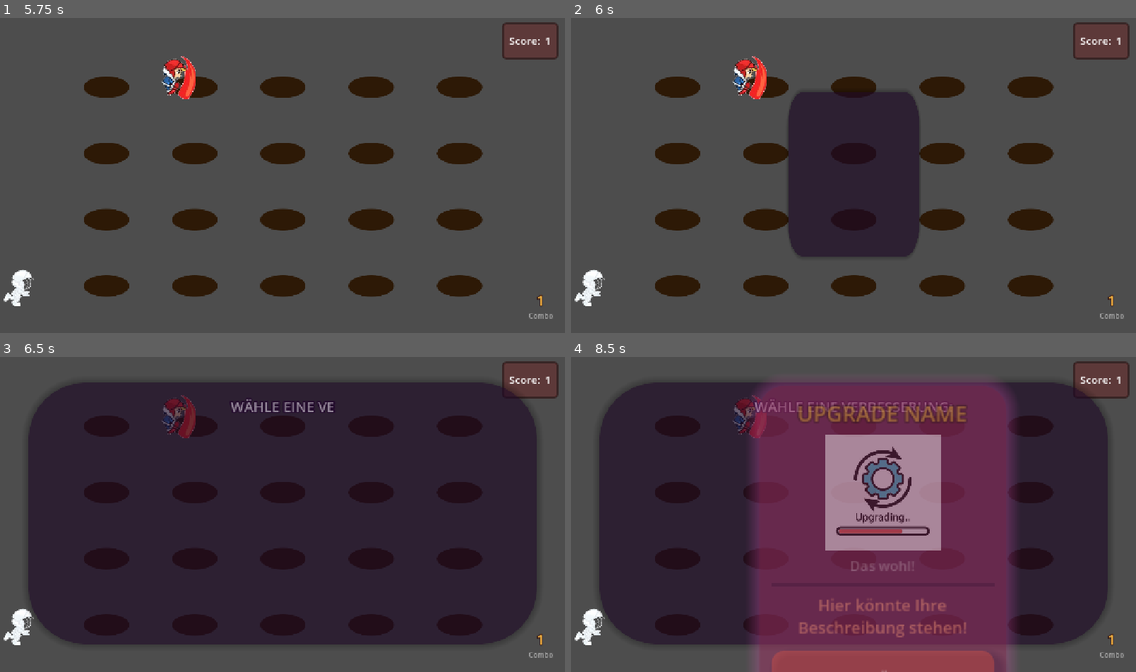
Above: before the commit, frames 1-4 (two rows, left to right).
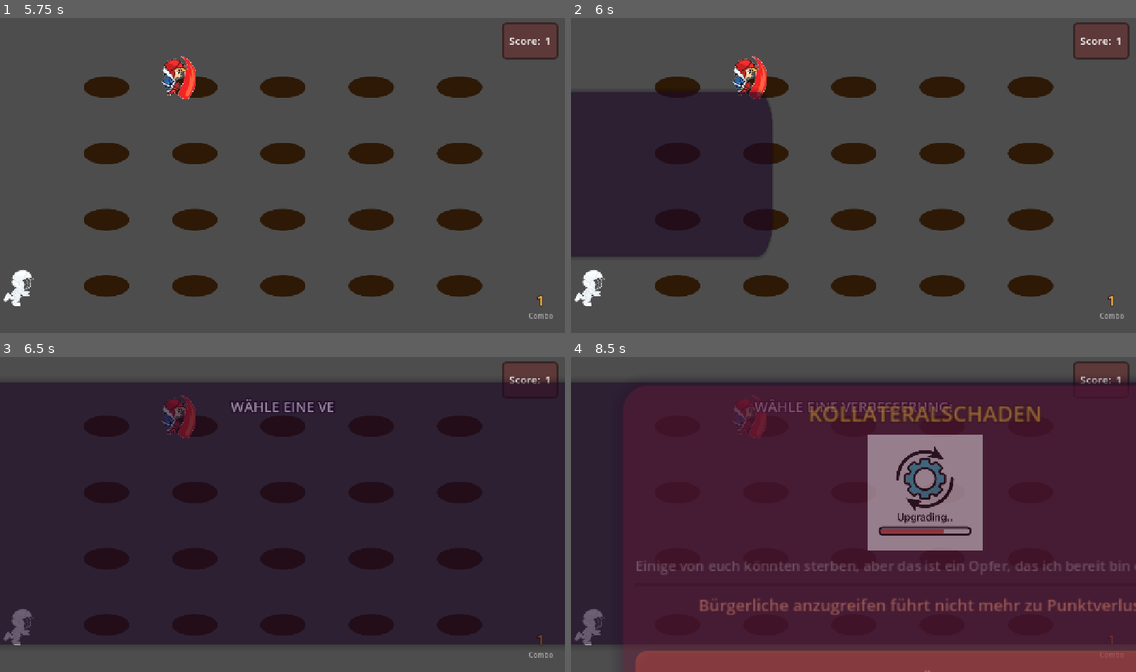
Above: after the commit, the same moments.

Repository: verdelite/whackamole
Game: Godot game, scene res://Scenes/WhackAMole/whack_a_mole_scene.tscn
Two runs of this game, one before a commit and one after it. Both use one fixed random seed, a clock stepped at 60 frames per second and the inputs below. Sound files missing from this copy of the repository are replaced by a short silence.
Inputs (mouse positions are in pixels of both pictures, inside the frame that each line leads up to):
- Up to frame 1 (5.75 s): move the mouse to (107, 77) at 0.52 s; click (107, 77) at 0.67 s; move the mouse to (107, 144) at 1.27 s; click (107, 144) at 1.42 s; move the mouse to (107, 210) at 2.02 s; click (107, 210) at 2.17 s; move the mouse to (107, 276) at 2.77 s; click (107, 276) at 2.92 s; move the mouse to (192, 77) at 3.52 s; click (192, 77) at 3.67 s; move the mouse to (192, 144) at 4.27 s; click (192, 144) at 4.42 s; move the mouse to (192, 77) at 5.02 s; click (192, 77) at 5.17 s
- Up to frame 2 (6 s): move the mouse to (768, 93) at 5.77 s; click (768, 93) at 5.92 s
- Up to frame 3 (6.5 s): no input
- Up to frame 4 (8.5 s): move the mouse to (977, 498) at 6.52 s; click (977, 498) at 6.67 s; click "AUSWÄHLEN" at 7.25 s; click "AUSWÄHLEN" at 8 s

Frame 1 is identical in both runs. In frame 2, 28% of the frame differs, in the area x 0-62%, y 22-76%; in frame 3, 9.8%; in frame 4, 77%, in the area x 0-100%, y 6-100%.

Commit message:
added upgrade variations

Diff:
--- a/Scenes/WhackAMole/Ally/ally_rhiana.gd
+++ b/Scenes/WhackAMole/Ally/ally_rhiana.gd
@@ -1,6 +1,7 @@
 extends Node2D
 
 @export var ATK_COOLDOWN: float = 5.0
+@export var ATK_COOLDOWN_UPGRADED: float = 3.0
 var current_cooldown: float = 0.0
 
 @export var active: bool = false
@@ -9,10 +10,6 @@
 @onready var animation_tree = $AnimationTree
 
 @export var valid_targets: Array[Globals.MoleType] = [Globals.MoleType.STANDARD, Globals.MoleType.ELITE]
-
-# Called when the node enters the scene tree for the first time.
-func _ready():
-	Globals.new_upgrade.connect(_on_upgrade_unlocked)
 
 
 # Called every frame. 'delta' is the elapsed time since the previous frame.
@@ -34,11 +31,5 @@
 		animation_tree.get("parameters/playback").travel("Shooting", true)
 		animation_tree.set("parameters/conditions/active", false)
 
-
 func check_target_validity(mole) -> bool:
 	return valid_targets.has(mole.mole_type)
-
-func _on_upgrade_unlocked(upgrade: Globals.UpgradeType):
-	match upgrade:
-		Globals.UpgradeType.RHIANA_1:
-			active = true
--- a/Scenes/WhackAMole/UI/UpgradeContainer/upgrade_container.gd
+++ b/Scenes/WhackAMole/UI/UpgradeContainer/upgrade_container.gd
@@ -11,10 +11,10 @@
 
 @export var upgrade_type: Globals.UpgradeType = Globals.UpgradeType.RHIANA_1
 
-@export var upgrade_title: String = "Upgrade Name"
+@export var upgrade_title: String = "Kollateralschaden"
 @export var upgrade_image: Texture2D
-@export var upgrade_flavor: String = "Das wohl!"
-@export var upgrade_description: String = "Hier könnte Ihre Beschreibung stehen!"
+@export var upgrade_flavor: String = "Einige von euch könnten sterben, aber das ist ein Opfer, das ich bereit bin einzugehen!"
+@export var upgrade_description: String = "Bürgerliche anzugreifen führt nicht mehr zu Punktverlust."
 
 @export var sound_hover: AudioStream
 @export var sound_select: AudioStream
--- /dev/null
+++ b/Scenes/WhackAMole/UI/UpgradeContainer/upgrade_container_collateral_1.tscn
@@ -0,0 +1,8 @@
+[gd_scene load_steps=2 format=3 uid="uid://cjkdfpaswqo2n"]
+
+[ext_resource type="PackedScene" uid="uid://dub3pcbe4gjnv" path="res://Scenes/WhackAMole/UI/UpgradeContainer/upgrade_container_rhiana_1.tscn" id="1_62led"]
+
+[node name="UpgradeContainer" instance=ExtResource("1_62led")]
+upgrade_type = 4
+upgrade_flavor = "\"Hoppla, da ist mir meine Waffe wohl ausgerutscht!\""
+upgrade_description = "Bürgerliche anzugreifen führt Combos fort (aber führt nach wie vor zu Punktverlust)."
--- /dev/null
+++ b/Scenes/WhackAMole/UI/UpgradeContainer/upgrade_container_collateral_2.tscn
@@ -0,0 +1,9 @@
+[gd_scene load_steps=2 format=3 uid="uid://b0e8u88p58el3"]
+
+[ext_resource type="PackedScene" uid="uid://cjkdfpaswqo2n" path="res://Scenes/WhackAMole/UI/UpgradeContainer/upgrade_container_collateral_1.tscn" id="1_6owvf"]
+
+[node name="UpgradeContainer" instance=ExtResource("1_6owvf")]
+upgrade_type = 5
+upgrade_title = "Kollateralschaden+"
+upgrade_flavor = "\"Einige von euch könnten sterben, aber das ist ein Opfer, das ich bereit bin einzugehen!\""
+upgrade_description = "Bürgerliche anzugreifen führt nicht länger zu Punktverlust."
--- /dev/null
+++ b/Scenes/WhackAMole/UI/UpgradeContainer/upgrade_container_collateral_3.tscn
@@ -0,0 +1,9 @@
+[gd_scene load_steps=2 format=3 uid="uid://c08jvba77pewx"]
+
+[ext_resource type="PackedScene" uid="uid://cjkdfpaswqo2n" path="res://Scenes/WhackAMole/UI/UpgradeContainer/upgrade_container_collateral_1.tscn" id="1_dpypt"]
+
+[node name="UpgradeContainer" instance=ExtResource("1_dpypt")]
+upgrade_type = 6
+upgrade_title = "Blutopfer"
+upgrade_flavor = "\"Blut für den Blutgott!\""
+upgrade_description = "Bürgerliche anzugreifen gibt nun Punkte."
--- /dev/null
+++ b/Scenes/WhackAMole/UI/UpgradeContainer/upgrade_container_nala_1.tscn
@@ -0,0 +1,9 @@
+[gd_scene load_steps=2 format=3 uid="uid://emy3xutigvjy"]
+
+[ext_resource type="PackedScene" uid="uid://bg4o5dr1x3mth" path="res://Scenes/WhackAMole/UI/UpgradeContainer/upgrade_container_rhiana_4.tscn" id="1_36l2l"]
+
+[node name="UpgradeContainer" instance=ExtResource("1_36l2l")]
+upgrade_type = 7
+upgrade_title = "Schnelle Handlung"
+upgrade_flavor = "\"Nala, gib mal Schub!\""
+upgrade_description = "Einmalig. Nezahet wird beschleunigt für X Sekunden. (Alle anderen Objekte bewegen sich langsamer.)"
--- /dev/null
+++ b/Scenes/WhackAMole/UI/UpgradeContainer/upgrade_container_rhiana_1.tscn
@@ -0,0 +1,8 @@
+[gd_scene load_steps=2 format=3 uid="uid://dub3pcbe4gjnv"]
+
+[ext_resource type="PackedScene" uid="uid://6vfyrbclgw88" path="res://Scenes/WhackAMole/UI/UpgradeContainer/upgrade_container.tscn" id="1_1633t"]
+
+[node name="UpgradeContainer" instance=ExtResource("1_1633t")]
+upgrade_title = "Gefährtin: Rhiana"
+upgrade_flavor = "\"Rhiana, gib mir Rückendeckung!\""
+upgrade_description = "Schaltet Rhiana frei. Schießt alle X Sekunden auf erschienene Untote."
--- /dev/null
+++ b/Scenes/WhackAMole/UI/UpgradeContainer/upgrade_container_rhiana_2.tscn
@@ -0,0 +1,9 @@
+[gd_scene load_steps=2 format=3 uid="uid://bg7r2dsefk6vp"]
+
+[ext_resource type="PackedScene" uid="uid://dub3pcbe4gjnv" path="res://Scenes/WhackAMole/UI/UpgradeContainer/upgrade_container_rhiana_1.tscn" id="1_5gq8d"]
+
+[node name="UpgradeContainer" instance=ExtResource("1_5gq8d")]
+upgrade_type = 1
+upgrade_title = "Pfeile sparen"
+upgrade_flavor = "\"Wir glauben, wir haben bald keine Pfeile mehr.\""
+upgrade_description = "Rhiana schießt nicht mehr auf reguläre Untote."
--- /dev/null
+++ b/Scenes/WhackAMole/UI/UpgradeContainer/upgrade_container_rhiana_3.tscn
@@ -0,0 +1,9 @@
+[gd_scene load_steps=2 format=3 uid="uid://bjtaf0h1jcgqn"]
+
+[ext_resource type="PackedScene" uid="uid://bg7r2dsefk6vp" path="res://Scenes/WhackAMole/UI/UpgradeContainer/upgrade_container_rhiana_2.tscn" id="1_1glq4"]
+
+[node name="UpgradeContainer" instance=ExtResource("1_1glq4")]
+upgrade_type = 2
+upgrade_title = "Schnellladen"
+upgrade_flavor = "\"Das hat nur 20 AP gekostet!\""
+upgrade_description = "Rhiana schießt nun alle X Sekunden."
--- /dev/null
+++ b/Scenes/WhackAMole/UI/UpgradeContainer/upgrade_container_rhiana_4.tscn
@@ -0,0 +1,9 @@
+[gd_scene load_steps=2 format=3 uid="uid://bg4o5dr1x3mth"]
+
+[ext_resource type="PackedScene" uid="uid://bjtaf0h1jcgqn" path="res://Scenes/WhackAMole/UI/UpgradeContainer/upgrade_container_rhiana_3.tscn" id="1_5u2p3"]
+
+[node name="UpgradeContainer" instance=ExtResource("1_5u2p3")]
+upgrade_type = 3
+upgrade_title = "Rhiana, was machst du da?!"
+upgrade_flavor = "\"Wir dachten, das sei ein Ghul!\""
+upgrade_description = "Rhiana schießt nun auch auf Bürgerliche."
--- /dev/null
+++ b/Scenes/WhackAMole/UI/UpgradeManager/UpgradeManager.tscn
@@ -0,0 +1,6 @@
+[gd_scene load_steps=2 format=3 uid="uid://dcu85ik74u17x"]
+
+[ext_resource type="Script" uid="uid://ouyir40f1ycf" path="res://Scenes/WhackAMole/UI/UpgradeManager/upgrade_manager.gd" id="1_037qo"]
+
+[node name="UpgradeManager" type="Node"]
+script = ExtResource("1_037qo")
--- /dev/null
+++ b/Scenes/WhackAMole/UI/UpgradeManager/upgrade_manager.gd
@@ -0,0 +1,21 @@
+extends Node
+
+@export var rhiana: Node2D
+
+# Called when the node enters the scene tree for the first time.
+func _ready():
+	Globals.new_upgrade.connect(_on_upgrade_unlocked)
+
+func _on_upgrade_unlocked(upgrade: Globals.UpgradeType):
+	match upgrade:
+		Globals.UpgradeType.RHIANA_1:
+			rhiana.active = true
+
+		Globals.UpgradeType.RHIANA_2:
+			rhiana.valid_targets.erase(Globals.MoleType.STANDARD)
+
+		Globals.UpgradeType.RHIANA_3:
+			rhiana.ATK_COOLDOWN = rhiana.ATK_COOLDOWN_UPGRADED
+
+		Globals.UpgradeType.RHIANA_4:
+			rhiana.valid_targets.append(Globals.MoleType.PEASANT)
--- a/Scenes/WhackAMole/UI/UpgradeMenu/upgrade_screen_menu.tscn
+++ b/Scenes/WhackAMole/UI/UpgradeMenu/upgrade_screen_menu.tscn
@@ -62,6 +62,46 @@
 "values": [-1]
 }
 
+[sub_resource type="Animation" id="Animation_qjlpm"]
+resource_name = "close_upgrade_screen"
+length = 0.500003
+tracks/0/type = "value"
+tracks/0/imported = false
+tracks/0/enabled = true
+tracks/0/path = NodePath(".:scale")
+tracks/0/interp = 2
+tracks/0/loop_wrap = true
+tracks/0/keys = {
+"times": PackedFloat32Array(-0.0333334, 0.366667),
+"transitions": PackedFloat32Array(1, 1),
+"update": 0,
+"values": [Vector2(1, 1), Vector2(0, 0.5)]
+}
+tracks/1/type = "value"
+tracks/1/imported = false
+tracks/1/enabled = true
+tracks/1/path = NodePath(".:pivot_offset")
+tracks/1/interp = 2
+tracks/1/loop_wrap = true
+tracks/1/keys = {
+"times": PackedFloat32Array(0),
+"transitions": PackedFloat32Array(1),
+"update": 0,
+"values": [Vector2(640, 360)]
+}
+tracks/2/type = "value"
+tracks/2/imported = false
+tracks/2/enabled = true
+tracks/2/path = NodePath("PanelContainer/VBoxContainer/UpgradeTitle:visible_characters")
+tracks/2/interp = 1
+tracks/2/loop_wrap = true
+tracks/2/keys = {
+"times": PackedFloat32Array(0, 0.1),
+"transitions": PackedFloat32Array(1, 1),
+"update": 0,
+"values": [50, 0]
+}
+
 [sub_resource type="Animation" id="Animation_tb2fu"]
 resource_name = "hidden"
 tracks/0/type = "value"
@@ -153,46 +193,6 @@
 "args": [],
 "method": &"show_upgrades"
 }]
-}
-
-[sub_resource type="Animation" id="Animation_qjlpm"]
-resource_name = "close_upgrade_screen"
-length = 0.500003
-tracks/0/type = "value"
-tracks/0/imported = false
-tracks/0/enabled = true
-tracks/0/path = NodePath(".:scale")
-tracks/0/interp = 2
-tracks/0/loop_wrap = true
-tracks/0/keys = {
-"times": PackedFloat32Array(-0.0333334, 0.366667),
-"transitions": PackedFloat32Array(1, 1),
-"update": 0,
-"values": [Vector2(1, 1), Vector2(0, 0.5)]
-}
-tracks/1/type = "value"
-tracks/1/imported = false
-tracks/1/enabled = true
-tracks/1/path = NodePath(".:pivot_offset")
-tracks/1/interp = 2
-tracks/1/loop_wrap = true
-tracks/1/keys = {
-"times": PackedFloat32Array(0),
-"transitions": PackedFloat32Array(1),
-"update": 0,
-"values": [Vector2(640, 360)]
-}
-tracks/2/type = "value"
-tracks/2/imported = false
-tracks/2/enabled = true
-tracks/2/path = NodePath("PanelContainer/VBoxContainer/UpgradeTitle:visible_characters")
-tracks/2/interp = 1
-tracks/2/loop_wrap = true
-tracks/2/keys = {
-"times": PackedFloat32Array(0, 0.1),
-"transitions": PackedFloat32Array(1, 1),
-"update": 0,
-"values": [50, 0]
 }
 
 [sub_resource type="AnimationLibrary" id="AnimationLibrary_tb2fu"]
--- a/Scenes/WhackAMole/whack_a_mole_scene.tscn
+++ b/Scenes/WhackAMole/whack_a_mole_scene.tscn
@@ -1,10 +1,11 @@
-[gd_scene load_steps=6 format=3 uid="uid://p26g0gmehng4"]
+[gd_scene load_steps=7 format=3 uid="uid://p26g0gmehng4"]
 
 [ext_resource type="Script" uid="uid://dx341fqjwy70o" path="res://Scenes/WhackAMole/whack_a_mole.gd" id="1_fwkvb"]
 [ext_resource type="PackedScene" uid="uid://b7x2goluwbckf" path="res://Scenes/WhackAMole/UI/ui_whack.tscn" id="3_scv66"]
 [ext_resource type="PackedScene" uid="uid://djsk6sp5cp48h" path="res://Scenes/WhackAMole/Character/character.tscn" id="4_3w4c0"]
 [ext_resource type="AudioStream" uid="uid://fgoas82qvngr" path="res://Assets/BGM/music_comedy_quirky_fun_knockout.wav" id="4_hero5"]
 [ext_resource type="PackedScene" uid="uid://dtxrh0nh2hdov" path="res://Scenes/WhackAMole/Ally/ally_rhiana.tscn" id="5_hero5"]
+[ext_resource type="PackedScene" uid="uid://dcu85ik74u17x" path="res://Scenes/WhackAMole/UI/UpgradeManager/UpgradeManager.tscn" id="6_e6hic"]
 
 [node name="WhackAMole" type="Node2D" node_paths=PackedStringArray("character")]
 process_mode = 1
@@ -28,3 +29,6 @@
 [node name="AllyRhiana" parent="." instance=ExtResource("5_hero5")]
 unique_name_in_owner = true
 position = Vector2(32, 622)
+
+[node name="UpgradeManager" parent="." node_paths=PackedStringArray("rhiana") instance=ExtResource("6_e6hic")]
+rhiana = NodePath("../AllyRhiana")
--- a/Scenes/globals.gd
+++ b/Scenes/globals.gd
@@ -66,5 +66,5 @@
 	return upgrades_unlocked.has(UpgradeType)
 
 func close_upgrade_menu():
-	await get_tree().create_timer(0.5)
+	await get_tree().create_timer(0.5).timeout
 	get_tree().paused = false
Not shown, added: Scenes/WhackAMole/UI/UpgradeManager/upgrade_manager.gd.uid
Not shown, changed: Scenes/WhackAMole/Upgrade_ideas.txt
